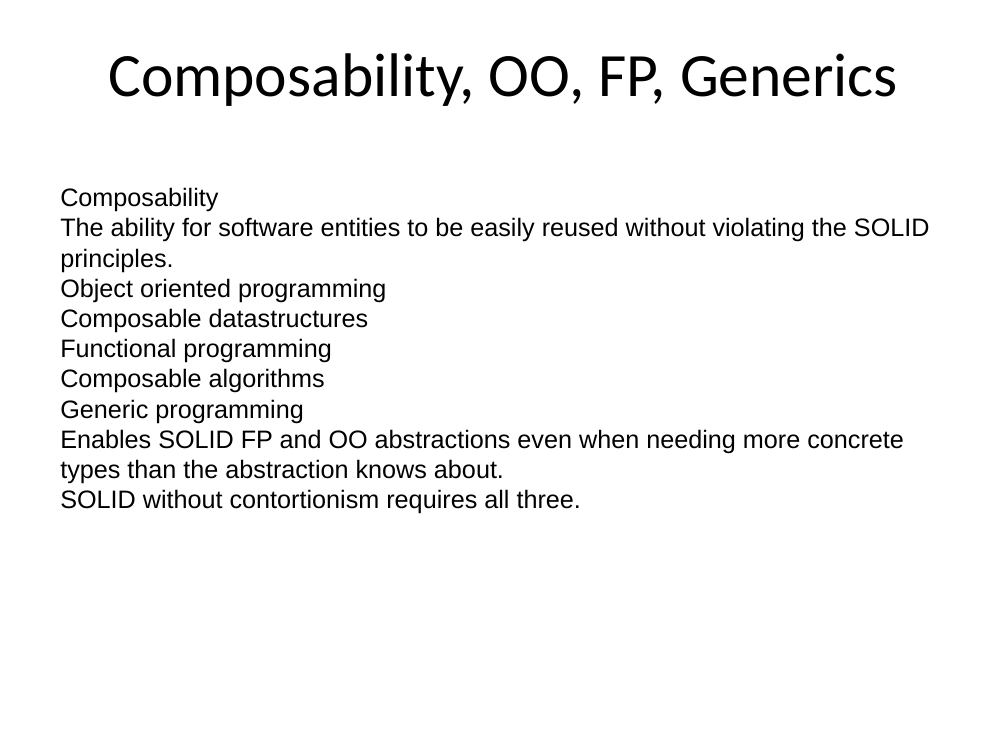
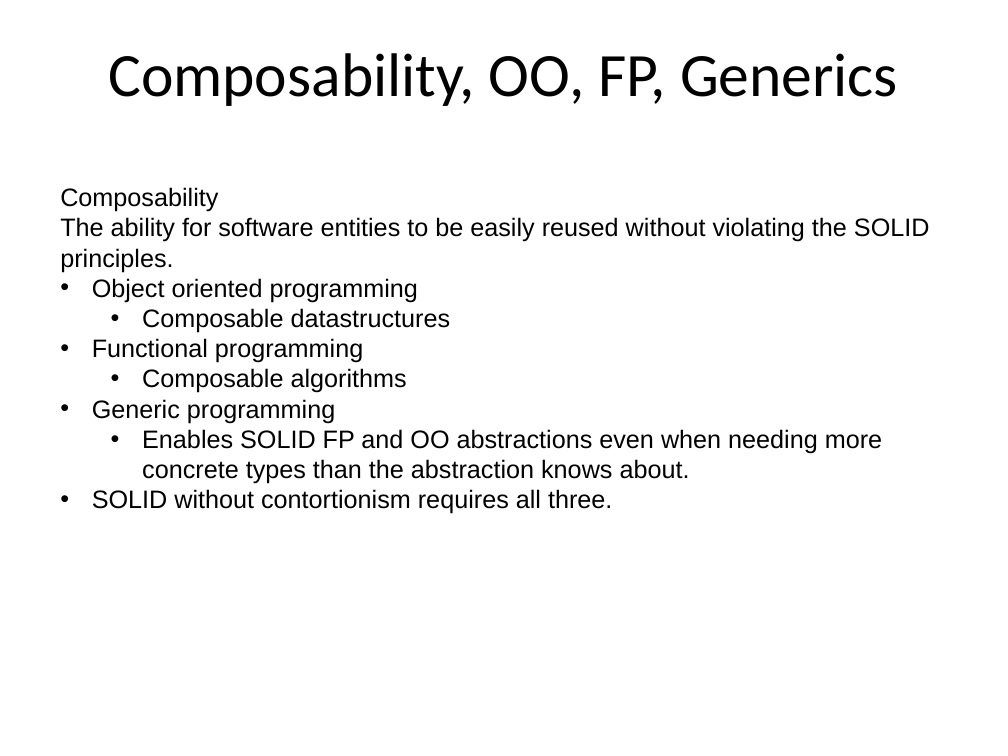
Before and after one commit to mlidbom/FSharpElevate, a slide deck: slide 10 of FSharp2.pptx. Drawn at 1008x756 pixels with LibreOffice and Linux fonts; fonts in the diff are those of the drawing. Boxes give left, top, right and bottom in pixels: in the first picture for what was removed or moved away, otherwise in the second. Text is boxed around its words. In the diff, an @@ line names an element or a change of style, - is before the commit and + after.

```diff
--- a/FSharp2.pptx
+++ b/FSharp2.pptx
@@ free "Composability": place and size @@
-free "Composability" at box(50, 176, 958, 756)
+free "Composability" at box(50, 176, 958, 663)
@@ text in free at box(92, 278, 882, 514): bullet none to •; list level 1 to 2 in "Composable datastructures"; list level 1 to 2 in "Composable algorithms"; list level 1 to 2 in "Enables SOLID FP and OO ..." @@
```
Also in this commit, not shown: 5 other slides changed, 4 slides added, 7 other files.
